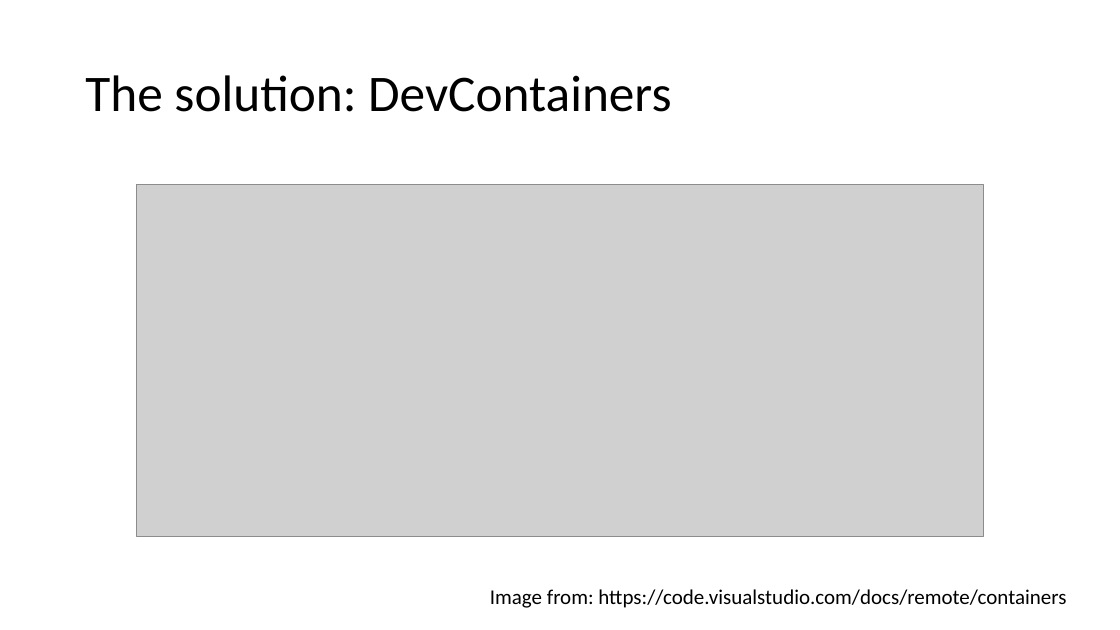
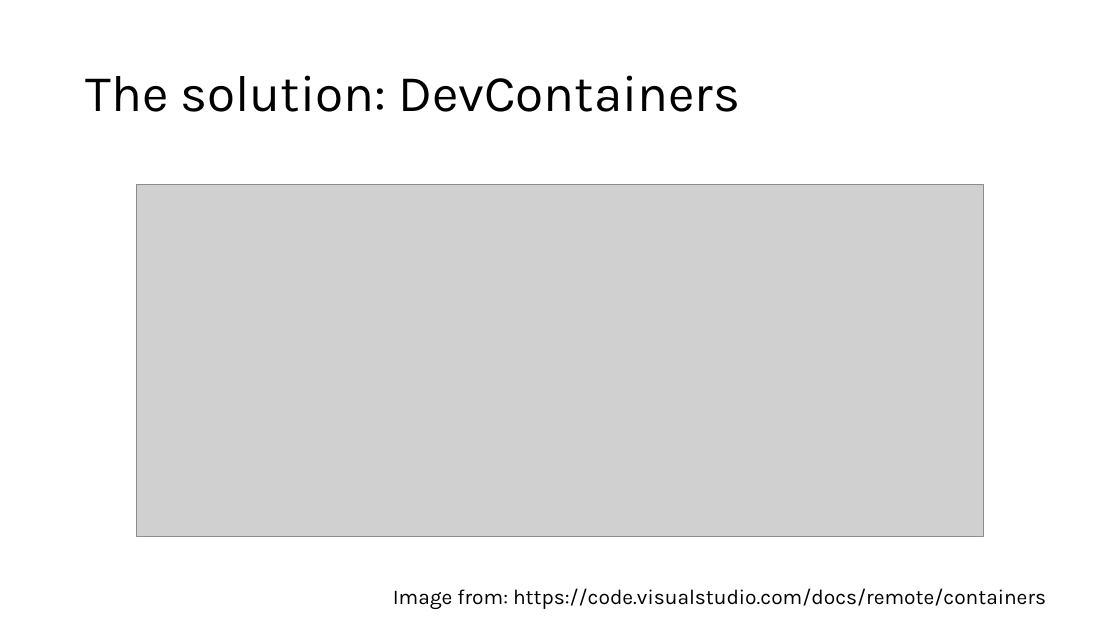
Before and after one commit to cabarney/dev-containers, a slide deck: slide 4 of Press Button, Get Development Environment.pptx. Drawn at 1120x630 pixels with LibreOffice and Linux fonts; fonts in the diff are those of the drawing; grey boxes stand for pictures; background and template pictures are left out. Boxes give left, top, right and bottom in pixels: in the first picture for what was removed or moved away, otherwise in the second. Text is boxed around its words. In the diff, an @@ line names an element or a change of style, - is before the commit and + after.

```diff
--- a/Press Button, Get Development Environment.pptx
+++ b/Press Button, Get Development Environment.pptx
@@ title "The solution: DevContainers" at (85,75,740,112): font Calibri to Karla @@
@@ text "Image from: https://code.visualstudio.com/docs/remote/contai ..." at (393,588,1046,609): font Calibri to Karla @@
@@ text "Image from: https://code.visualstudio.com/docs/remote/contai ...": place and size @@
-text "Image from: https://code.visualstudio.com/docs/remote/contai ..." at (490,589,1066,608)
+text "Image from: https://code.visualstudio.com/docs/remote/contai ..." at (393,588,1046,609)
```
Also in this commit, not shown: 4 other slides changed, 2 slides added, 1 slide removed, 1 other file.
